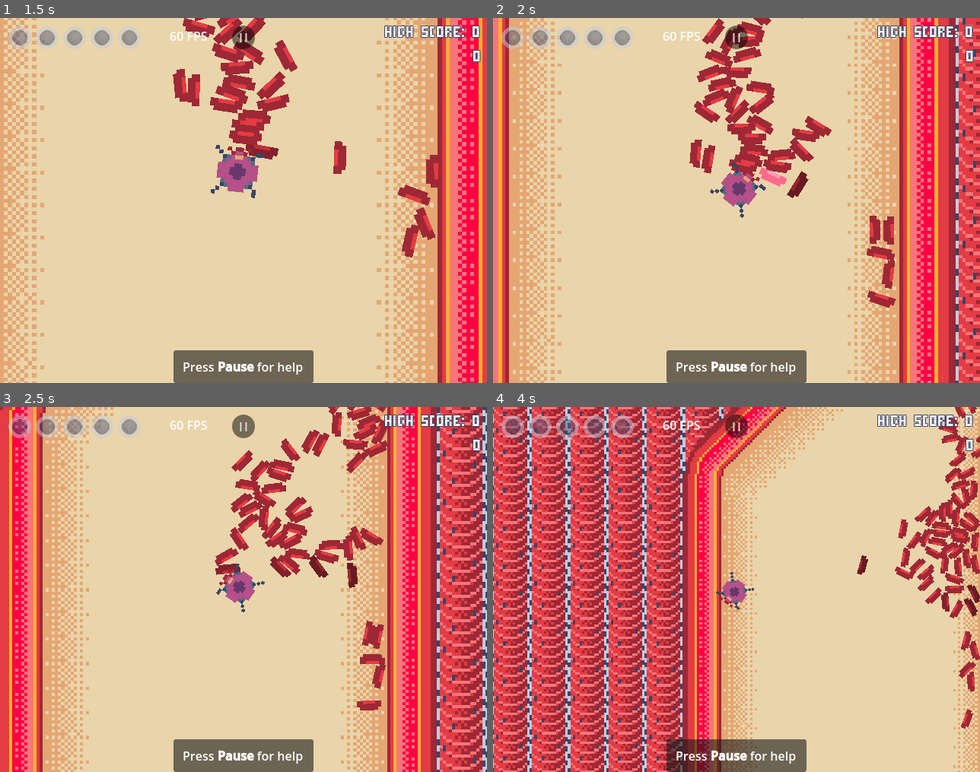
Above: before the commit, frames 1-4 (two rows, left to right).
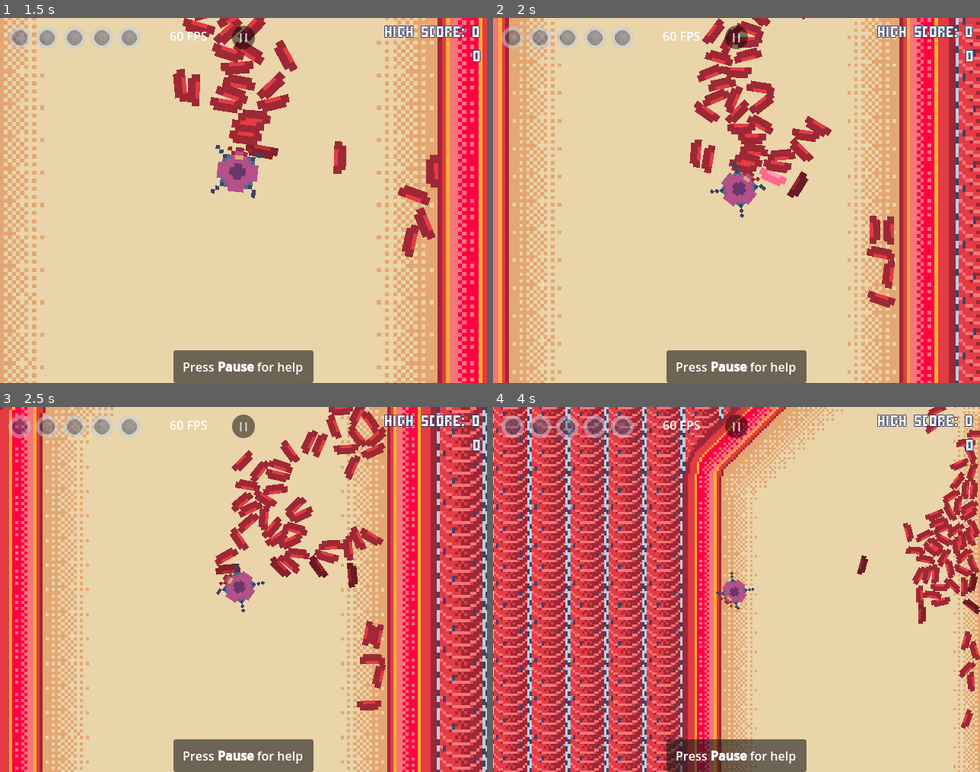
Above: after the commit, the same moments.

Repository: BertrandBordage/Bloody-Sarcoma
Game: Godot game, scene res://level_0.tscn
Same seed, same stepped clock (60 frames per second), same inputs: the game is played once before the commit and once after it. Sound files missing from this copy of the repository are replaced by a short silence.
Inputs (mouse positions are in pixels of both pictures, inside the frame that each line leads up to):
- Up to frame 1 (1.5 s): tap B at 0.5, 1.25 s; move the mouse to (219, 273) at 0.52 s; hold Up (up) 0.53-1.25 s; tap Space (metastasize) at 0.6 s; click (219, 273) at 0.67 s; drag from (389, 255) to (243, 120) at 1.27 s
- Up to frame 2 (2 s): no input
- Up to frame 3 (2.5 s): tap B at 2 s; move the mouse to (97, 534) at 2.02 s; hold Left (left) from 2.03 s (still down); tap Space (metastasize) at 2.1 s
- Up to frame 4 (4 s): release Left (left) at 2.75 s; tap B at 2.75, 3.5 s; drag from (760, 589) to (590, 534) at 2.77 s; move the mouse to (663, 498) at 3.52 s; hold Down (down) from 3.53 s (still down); tap Space (metastasize) at 3.6 s

Frame 1 is identical in both runs. In frame 2, 0.2% of the frame differs, in the area x 41-65%, y 0-23%; in frame 3, 1.3%; in frame 4, 3.6%, in the area x 0-100%, y 0-81%.

Commit message:
Displays points dynamically.

Diff:
--- a/autoload/PlayerData.gd
+++ b/autoload/PlayerData.gd
@@ -23,6 +23,8 @@
 var use_keyboard: bool = false
 var use_touch: bool = false
 var game_over: bool = false
+var points_container: Node2D
+var points_scene: PackedScene = load("res://ui/points.tscn")
 
 
 func initial_zoom_tween():
@@ -169,3 +171,13 @@
     SpawnedFlow.spawn_container.add_child(dropped_cell)
     cell.queue_free()
     score += 100
+
+
+func add_points(value: int, from_body: RigidBody2D):
+    PlayerData.score += value
+    var points = points_scene.instantiate()
+    points.value = value
+    points_container.add_child(points)
+    points.global_position = from_body.global_position
+    points.velocity = from_body.linear_velocity
+    points.start_tween.call_deferred()
--- a/autoload/SpawnedFlow.gd
+++ b/autoload/SpawnedFlow.gd
@@ -250,4 +250,6 @@
 
 
 func respawn_if_possible(body: RigidBody2D):
-    spawn_random(body)
+    # We defer the call to keep the current position just a little bit longer,
+    # so points can be shown at the right position.
+    spawn_random.call_deferred(body)
--- a/bodies/cancer_cell.gd
+++ b/bodies/cancer_cell.gd
@@ -159,11 +159,11 @@
 
     if body.NAME == "RedBloodCell":
         %RedBloodCellDead.play()
-        PlayerData.score += 1
+        PlayerData.add_points(1, body)
     elif body.NAME == "Lymphocyte":
         %LymphocyteDead.play()
         PlayerData.raise_threat_level(1.0)
-        PlayerData.score += 100
+        PlayerData.add_points(100, body)
     elif body.NAME == "Neutrophil":
         %NeutrophilDead.play()
         for sibling in get_parent().get_children():
@@ -171,7 +171,7 @@
                 sibling.has_mouth = true
                 break
         PlayerData.raise_threat_level(0.5)
-        PlayerData.score += 10
+        PlayerData.add_points(10, body)
     elif body.NAME == "Bacteria":
         %BacteriaDead.play()
         if has_bottom_flagellum:
@@ -187,7 +187,7 @@
                 has_top_flagellum = true
         else:
             has_bottom_flagellum = true
-        PlayerData.score += 5
+        PlayerData.add_points(5, body)
 
 
 func take_damage(damage: float):
--- a/bodies/cancer_cell.tscn
+++ b/bodies/cancer_cell.tscn
@@ -2117,6 +2117,11 @@
 mass = 0.02
 physics_material_override = SubResource("PhysicsMaterial_x0u02")
 script = ExtResource("1_vxxwk")
+has_light = null
+has_mouth = null
+has_flow_control = null
+has_top_flagellum = null
+has_bottom_flagellum = null
 
 [node name="AnimationPlayer" type="AnimationPlayer" parent="."]
 unique_name_in_owner = true
--- a/playable_cell_cluster.gd
+++ b/playable_cell_cluster.gd
@@ -12,6 +12,7 @@
     PlayerData.camera = %Camera2D
     PlayerData.initial_zoom = %Camera2D.zoom
     PlayerData.cooldown_timer = %ThreatLevelCooldown
+    PlayerData.points_container = %PointsContainer
     PlayerData.initial_zoom_tween()
 
 
--- a/playable_cell_cluster.tscn
+++ b/playable_cell_cluster.tscn
@@ -22,6 +22,9 @@
 unique_name_in_owner = true
 
 [node name="CancerCellCluster" parent="." instance=ExtResource("2_h8kyo")]
+unique_name_in_owner = true
+
+[node name="PointsContainer" type="Node2D" parent="."]
 unique_name_in_owner = true
 
 [node name="Camera2D" type="Camera2D" parent="."]
--- a/ui/overlay.tscn
+++ b/ui/overlay.tscn
@@ -3,7 +3,7 @@
 [ext_resource type="Script" path="res://ui/overlay.gd" id="1_31ttu"]
 [ext_resource type="Script" path="res://ui/ThreatLevel.gd" id="1_k3fax"]
 [ext_resource type="Texture2D" uid="uid://bk0nq1hsqnn5r" path="res://sprites/lymphocyte.png" id="2_e6gl8"]
-[ext_resource type="FontFile" uid="uid://hnxgeipnqeuo" path="res://fonts/Micro5-Regular.ttf" id="3_mh5td"]
+[ext_resource type="Theme" uid="uid://cv60v87ptglbk" path="res://ui/score_theme.tres" id="4_ll6id"]
 [ext_resource type="Script" path="res://ui/Score.gd" id="4_st3ua"]
 [ext_resource type="PackedScene" uid="uid://dawsk28a6rcs6" path="res://utils/fps.tscn" id="5_3qrgs"]
 
@@ -69,11 +69,7 @@
 offset_top = 2.0
 offset_right = 633.0
 offset_bottom = 67.0
-theme_override_colors/font_outline_color = Color(0.227451, 0.266667, 0.4, 1)
-theme_override_constants/outline_size = 4
-theme_override_constants/line_spacing = 0
-theme_override_fonts/font = ExtResource("3_mh5td")
-theme_override_font_sizes/font_size = 31
+theme = ExtResource("4_ll6id")
 text = "HIGH SCORE: 1234567
 1234567"
 horizontal_alignment = 2
--- /dev/null
+++ b/ui/points.gd
@@ -0,0 +1,17 @@
+extends Node2D
+
+
+var value: int = 1
+var velocity: Vector2 = Vector2.ZERO
+
+
+func start_tween():
+    %Label.text = "%s" % value
+    var tween: Tween = create_tween().set_parallel()
+    tween.tween_property(self, "global_position:y", global_position.y - 10.0, 0.5)
+    tween.tween_property(self, "modulate:a", 0.0, 0.5)
+    tween.finished.connect(queue_free)
+
+
+func _process(delta):
+    position += velocity * delta
--- /dev/null
+++ b/ui/points.tscn
@@ -0,0 +1,20 @@
+[gd_scene load_steps=3 format=3 uid="uid://dykkcd6n0arqe"]
+
+[ext_resource type="Theme" uid="uid://cv60v87ptglbk" path="res://ui/score_theme.tres" id="1_xm6pq"]
+[ext_resource type="Script" path="res://ui/points.gd" id="1_yqggj"]
+
+[node name="Points" type="Node2D"]
+script = ExtResource("1_yqggj")
+
+[node name="Label" type="Label" parent="."]
+unique_name_in_owner = true
+offset_left = -16.0
+offset_top = -8.0
+offset_right = 16.0
+offset_bottom = 8.0
+theme = ExtResource("1_xm6pq")
+theme_override_constants/outline_size = 2
+theme_override_font_sizes/font_size = 12
+text = "??"
+horizontal_alignment = 1
+vertical_alignment = 1
--- /dev/null
+++ b/ui/score_theme.tres
@@ -0,0 +1,10 @@
+[gd_resource type="Theme" load_steps=2 format=3 uid="uid://cv60v87ptglbk"]
+
+[ext_resource type="FontFile" uid="uid://hnxgeipnqeuo" path="res://fonts/Micro5-Regular.ttf" id="1_v36b6"]
+
+[resource]
+Label/colors/font_outline_color = Color(0.227451, 0.266667, 0.4, 1)
+Label/constants/line_spacing = 0
+Label/constants/outline_size = 4
+Label/font_sizes/font_size = 31
+Label/fonts/font = ExtResource("1_v36b6")
